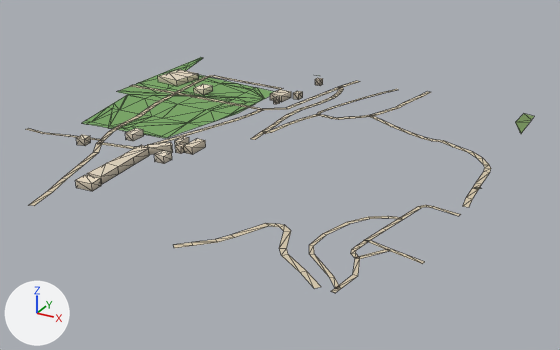
Before and after pictures for a commit that changed the glTF model public/assets/bengaluru-region-v1/tiles/t-16_-35-l0.glb.
Camera for both pictures: a 50 mm camera at (-7343.0, -17947.0, 309.0) aimed at (-7723.0, -17256.0, -36.0). The lights are fixed; the arrows at lower left show +X, +Y and +Z. The first picture is the older version. Mesh edges are drawn as thin lines.

In view in the first picture: 'building', 'ground'.
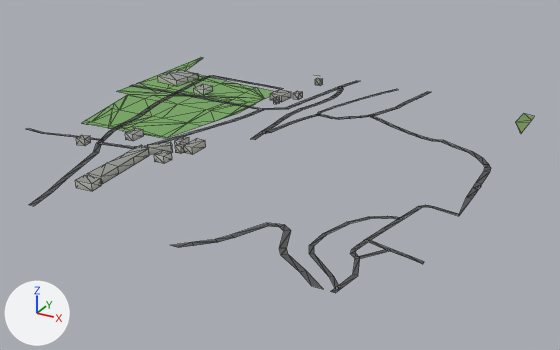
What changed in the scene script:
```text
Change me_building:
    used by ob_building; location = (-8000.0, -17500.0, 0.0)
    remove me_building.from_pydata(...)  # 132 vertices, 167 faces; spans x 20.0..224.0, y 51.0..467.0, z 0.0..8.0
    add me_building.from_pydata(...)  # 132 vertices, 202 faces; spans x 20.0..224.0, y 51.0..467.0, z 0.0..8.0
    me_building part 1: 167 kept faces spanning x 20.0..224.0, y 51.0..467.0, z 0.0..8.0 get new vertex colours
    edits to the shape of me_building do not show in these pictures
Change me_ground:
    used by ob_ground; location = (-8000.0, -17500.0, 0.0)
    verts and faces of me_ground; kept vertices keep their numbers, new ones are numbered from 420
    before: 10 (72.0, 428.0, 1.0) at pixel (214, 75), 11 (72.0, 422.0, 1.0) at pixel (212, 76), 18 (72.0, 333.0, 1.0) at pixel (174, 93), 19 (72.0, 339.0, 1.0) at pixel (177, 92), 20 (36.0, 332.0, 1.0) at pixel (151, 89)
    before: 21 (36.0, 338.0, 1.0) at pixel (154, 88), 22 (0.0, 331.0, 1.0) at pixel (129, 86), 23 (0.0, 337.0, 1.0) at pixel (132, 84)
    before: 190 (151.0, -1.0, 1.0) at pixel (28, 205), 191 (157.0, 1.0, 1.0) at pixel (34, 205), 192 (145.0, 31.0, 1.0) at pixel (47, 190), 193 (150.0, 32.0, 1.0) at pixel (53, 191)
    remove me_ground.from_pydata(...)  # 420 vertices, 430 faces; spans x 0.0..503.0, y -2.0..501.0, z 1.0
    add me_ground.from_pydata(...)  # 423 vertices, 433 faces; spans x 0.0..500.0, y 0.0..500.0, z 1.0
    me_ground part 2
    add delete_vertices([20, 21])  # with the faces that use them
    add verts[11] = (73.0, 422.0, 1.0)  # moved, pixel (212, 76)
    add verts[10] = (71.0, 428.0, 1.0)  # moved, pixel (213, 75)
    add verts[420] = (32.0, 338.0, 1.0)  # pixel (152, 88)
    add verts[421] = (32.0, 332.0, 1.0)  # pixel (149, 89)
    add faces += [(18, 19, 420), (18, 420, 421), (22, 421, 420), (22, 420, 23)]
    me_ground part 3
    2 vertices are removed from x 315.0..498.0, y -2.0..236.0, z 1.0
    5 faces are deleted
    8 vertices move from x 311.0..503.0, y -2.0..234.0, z 1.0 to x 317.0..500.0, y 0.0..238.0, z 1.0
    3 vertices are added at (308.0, 0.0, 1.0), (500.0, 232.0, 1.0), (500.0, 219.0, 1.0)
    6 new faces join them
    me_ground part 4
    add delete_vertices([190, 191])  # with the faces that use them
    add verts[423] = (151.0, 0.0, 1.0)  # pixel (28, 204)
    add verts[424] = (157.0, 0.0, 1.0)  # pixel (33, 206)
    add verts[425] = (155.0, 12.0, 1.0)  # pixel (41, 200)
    add verts[426] = (149.0, 11.0, 1.0)  # pixel (35, 199)
    add faces += [(423, 424, 425), (423, 425, 426), (193, 426, 425), (192, 426, 193)]
    me_ground part 5
    4 vertices are removed from x 240.0..253.0, y 262.0..269.0, z 1.0
    8 faces are deleted
    4 vertices move from x 256.0..274.0, y 346.0..501.0, z 1.0 to x 256.0..274.0, y 345.0..500.0, z 1.0
    4 vertices are added at (247.0, 271.0, 1.0), (253.0, 268.0, 1.0), (249.0, 262.0, 1.0), (241.0, 267.0, 1.0)
    8 new faces join them
    me_ground part 6: 261 kept faces spanning x 2.0..500.0, y 0.0..500.0, z 1.0 get new vertex colours; the middle colour goes from beige #d7c9ae to dark grey #535556
```

Pixel boxes [x1, y1, x2, y2] of what changed, in the pictures (560 x 350 px; the box of a moved part takes in the faces that stretch with it):
part 1 of me_building, recoloured
    both: [76, 69, 323, 191]
part 2 of me_ground, moved or reshaped
    both: [131, 75, 236, 94]
part 3 of me_ground, moved or reshaped
    before: [174, 187, 481, 289]
    after: [170, 186, 481, 289]
part 4 of me_ground, reshaped
    both: [29, 191, 53, 206]
part 5 of me_ground, moved or reshaped
    before: [262, 81, 360, 134]
    after: [261, 81, 361, 134]
part 6 of me_ground, recoloured
    both: [26, 75, 491, 293]
